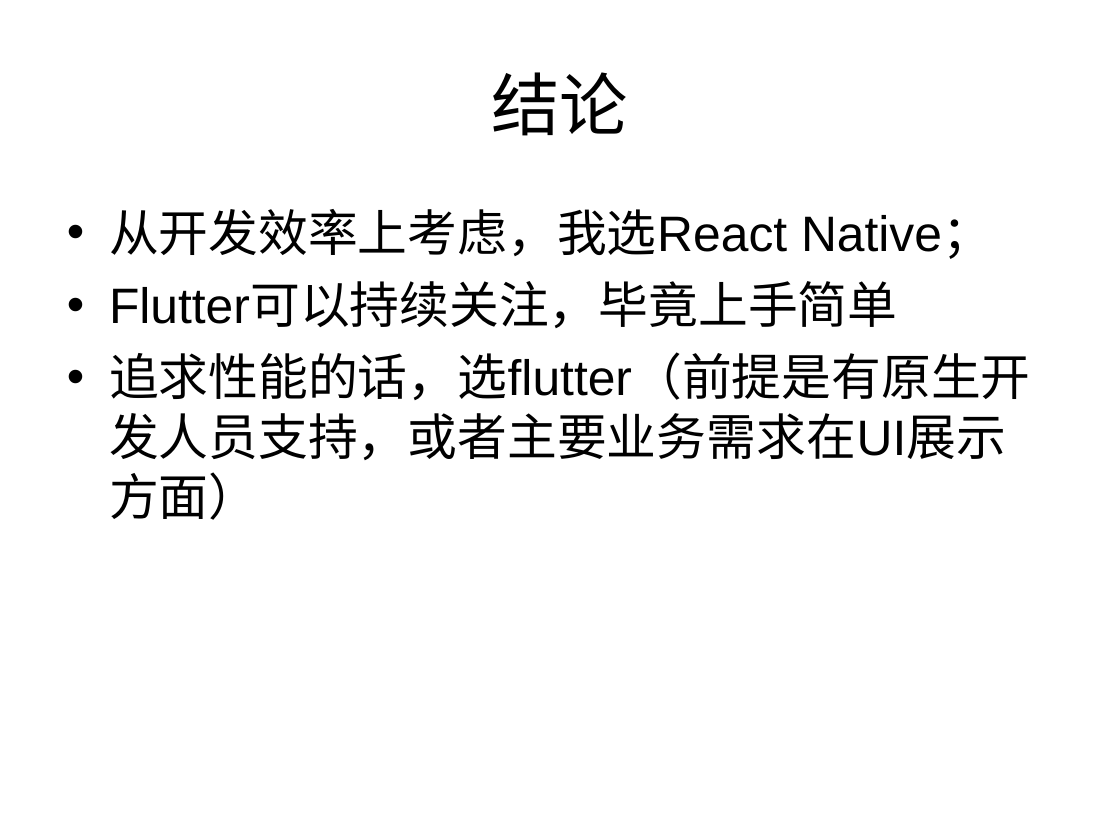
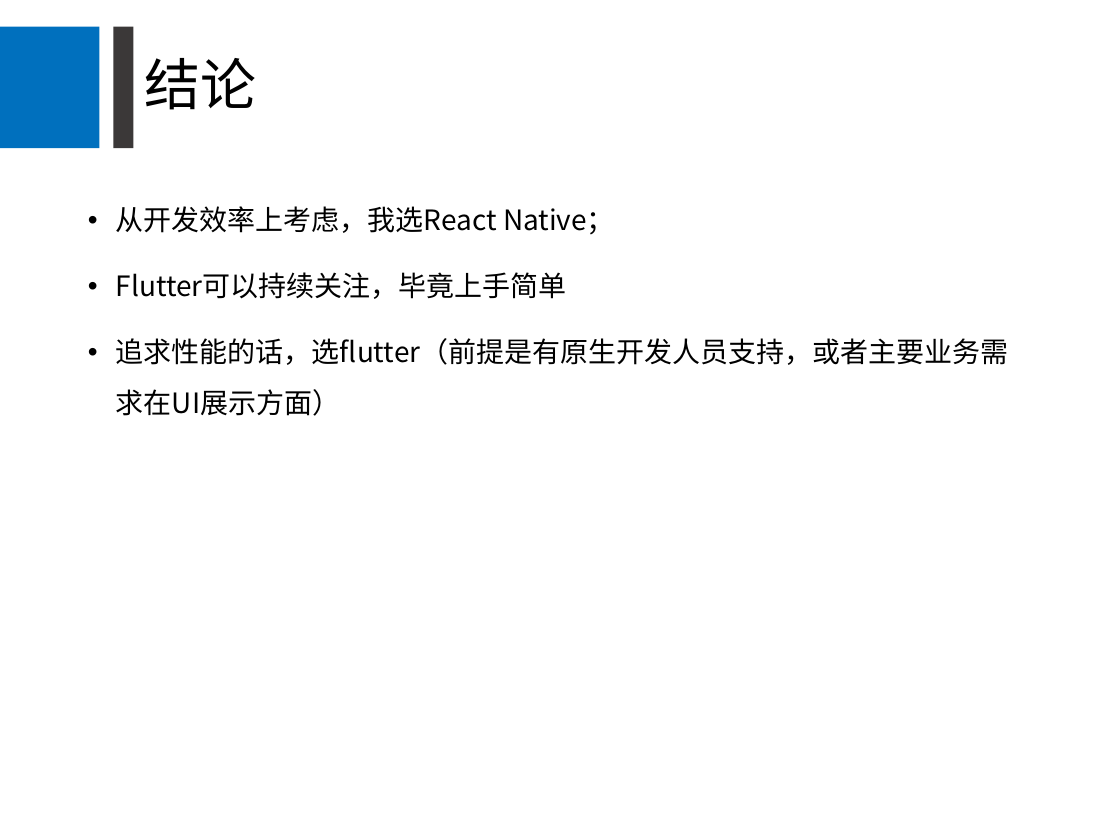
Before and after one commit to Newbit13/demo, a slide deck: slide 14 of flutter_demo/分享/跨端技术flutter分享.ppt (slide 11 before the commit). Drawn at 1120x840 pixels with LibreOffice and Linux fonts; fonts in the diff are those of the drawing. Boxes give left, top, right and bottom in pixels: in the first picture for what was removed or moved away, otherwise in the second. Text is boxed around its words. In the diff, an @@ line names an element or a change of style, - is before the commit and + after.

```diff
--- a/flutter_demo/分享/跨端技术flutter分享.ppt
+++ b/flutter_demo/分享/跨端技术flutter分享.ppt
@@ rectangle added at (0,27,100,149), fill #0070BE @@
@@ rectangle added at (113,27,133,149), fill #3B3838 @@
@@ title "结论": place and size @@
-title "结论" at (491,72,628,136)
+title "结论" at (145,58,257,110)
@@ title "结论" at (145,58,257,110): size 44 to 36 pt, font Arial to Noto Sans CJK SC; alignment centre to left; line spacing 1 to 0.9 @@
@@ text "从开发效率上考虑，我选React Native；": place and size @@
-text "从开发效率上考虑，我选React Native；" at (109,209,1031,460)
+text "从开发效率上考虑，我选React Native；" at (116,206,1009,416)
@@ text "从开发效率上考虑，我选React Native；" at (116,206,1009,416): size 32 to 18 pt, font Arial to Noto Sans CJK SC; indent changed; line spacing 1 to 1.5; more space between paragraphs @@
```
Also in this commit, not shown: 13 other slides changed, 2 slides added.
